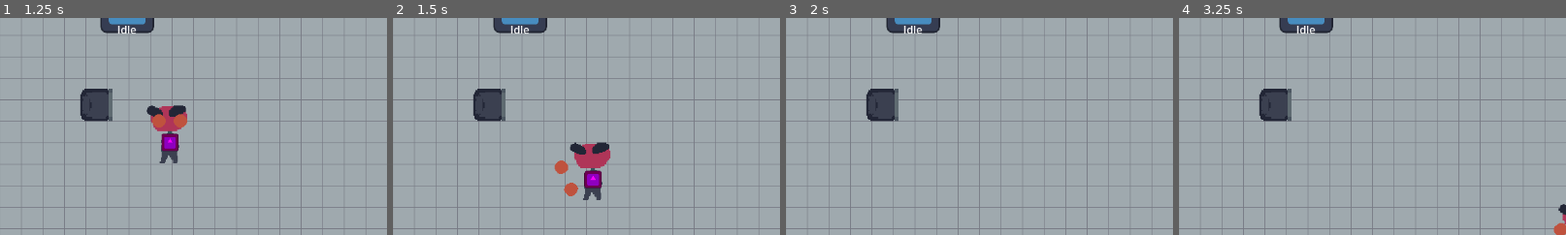
Above: before the commit, frames 1-4 (left to right).
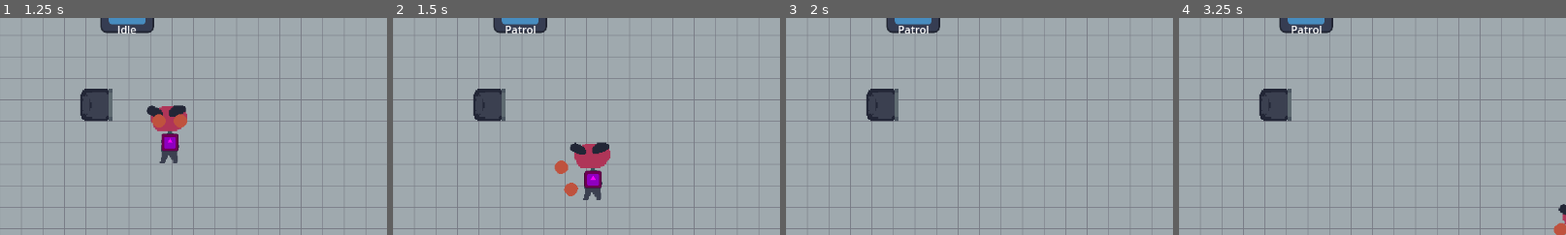
Above: after the commit, the same moments.

Repository: artemvandalovski/Salty-John
Game: Godot game, scene res://levels/office.tscn
The game is run twice, just before and just after one commit, with the same random seed, the same clock (stepped at 60 frames per second) and the same inputs. The engine's default icon, where the game draws it, is replaced by a stand-in: a white triangle on a blue panel in a dark square.
Inputs (mouse positions are % of the whole screen's width and height, from its top left):
- Up to frame 1 (1.25 s): tap Enter at 0.5 s; move the mouse to (72, 45) at 0.52 s; hold D (right) from 0.53 s (still down); click (72, 45) at 0.6 s
- Up to frame 2 (1.5 s): move the mouse to (30, 55) at 1.27 s; release D (right) at 1.28 s; hold S (down) from 1.28 s (still down); right-click (30, 55) at 1.35 s
- Up to frame 3 (2 s): keep holding S (down)
- Up to frame 4 (3.25 s): move the mouse to (60, 28) at 2.02 s; release S (down) at 2.03 s; hold D (right) 2.03-2.78 s; click (60, 28) at 2.1 s; move the mouse to (45, 70) at 2.77 s; hold W (up) from 2.78 s (still down); right-click (45, 70) at 2.85 s
The pictures show only the part of the screen within x 50-100%, y 21-71%; the shares and areas given below are measured in that part.

Frame 1 is identical in both runs. In frame 2, 0.2% of the frame differs, in the area x 29-37%, y 3-8%; in frame 3, 0.2%; in frame 4, 0.2%.

Commit message:
working states switch

Diff:
--- a/common/states/chase.gd
+++ b/common/states/chase.gd
@@ -5,5 +5,5 @@
 
 @onready var context_steerer = $"../../ContextSteerer"
 
-func _process(delta):
+func process(delta):
 	owner.direction = context_steerer.calc_steering()
--- a/common/states/idle.gd
+++ b/common/states/idle.gd
@@ -7,11 +7,9 @@
 var wait_time: float
 
 func enter():
-	print(is_processing())
-	wait_time = 1.0 #randf_range(min_wait_time, max_wait_time)
+	wait_time = randf_range(min_wait_time, max_wait_time)
 
 func process(delta):
 	wait_time -= delta
-	print(wait_time)
 	if wait_time <= 0:
 		transition.emit("patrol")
--- a/common/states/state.gd
+++ b/common/states/state.gd
@@ -3,16 +3,14 @@
 
 signal transition(new_state_name: StringName)
 
-func _ready():
-	set_processes(false)
-
-
 func enter():
-	set_processes(true)
+	pass
 
 func exit():
-	set_processes(false)
+	pass
 
-func set_processes(status: bool):
-	set_process(status)
-	set_physics_process(status)
+func process(delta):
+	pass
+
+func physics_process(delta):
+	pass
--- a/common/states/state_machine.gd
+++ b/common/states/state_machine.gd
@@ -12,7 +12,7 @@
 func _ready():
 	for child in get_children():
 		if child is State:
-			states[child.name] = child
+			states[child.name.to_lower()] = child
 			child.transition.connect(switch_states)
 		else:
 			push_warning("State machine contains child which is not 'State'")
@@ -20,10 +20,15 @@
 	current_state.enter()
 	state_label.text = current_state.name
 
+func _process(delta):
+	current_state.process(delta)
+
+func _physics_process(delta):
+	current_state.physics_process(delta)
+
 
 func switch_states(new_state_name: StringName):
-	var new_state = states.get(new_state_name)
-	print(new_state)
+	var new_state = states.get(new_state_name.to_lower())
 	if new_state != null:
 		if new_state != current_state:
 			current_state.exit()
--- a/enemies/enemy.tscn
+++ b/enemies/enemy.tscn
@@ -57,6 +57,7 @@
 offset_bottom = 46.0
 grow_horizontal = 2
 size_flags_horizontal = 4
+text = "Idle"
 horizontal_alignment = 1
 
 [connection signal="breadcrumb_hit" from="BreadcrumbComponent" to="." method="_on_breadcrumb_component_breadcrumb_hit"]
